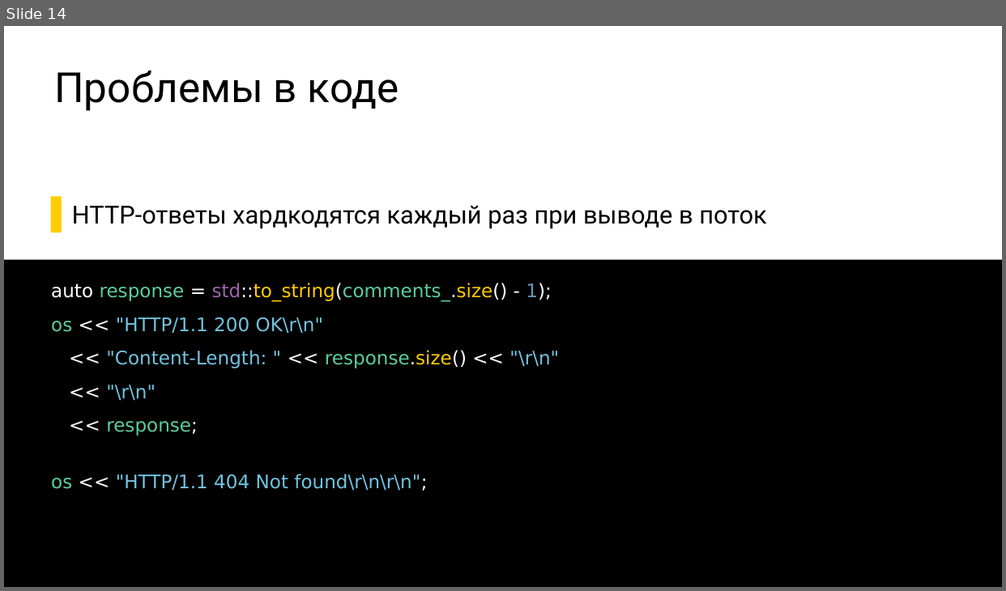
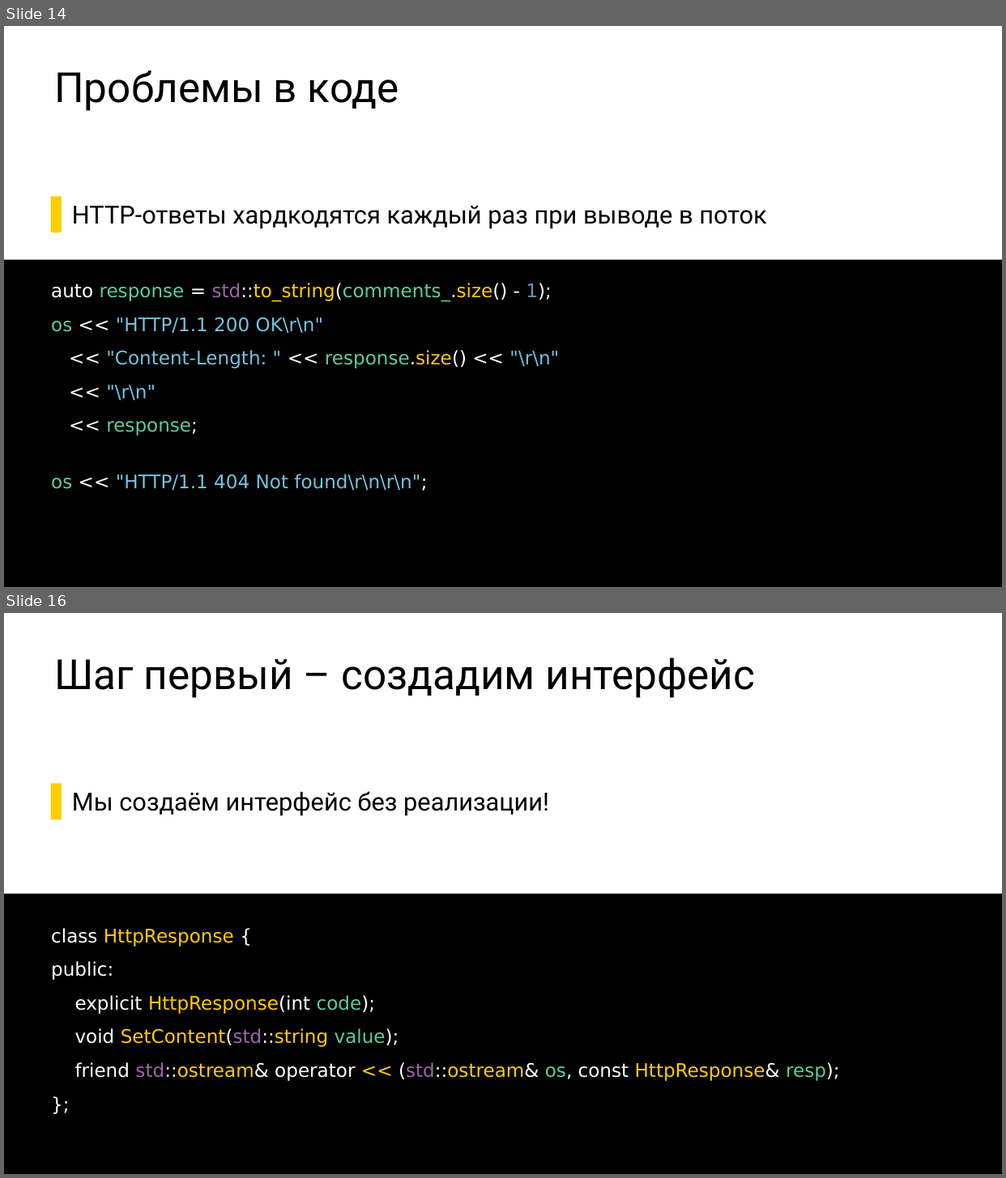
Before and after one commit to ishfb/secr2017, a slide deck: slides.pptx. Shown one above the other, each under a label of ours: slide 14 before the commit, slides 14 and 16 after it; the slides between them are not shown. The pictures are 1006x591 and 1006x1178 pixels, drawn with LibreOffice and Linux fonts; fonts in the diff are those of the drawing. Boxes give left, top, right and bottom in pixels: in the first picture for what was removed or moved away, otherwise in the second. Text is boxed around its words. In the diff, an @@ line names an element or a change of style, - is before the commit and + after.

```diff
--- a/slides.pptx
+++ b/slides.pptx
@@ slide 16 added at [4,613,1002,1174], background #FFFFFF @@
@@ title added at [54,658,756,698], 80 pt, text #000000 @@
+Шаг первый – создадим интерфейс
@@ text added at [72,791,549,816], 48 pt, text #000000 @@
+  ▌ Мы создаём интерфейс без реализации!
@@ text added at [4,894,1002,1174], fill #000000, 36 pt, text #FFFFFF @@
+class HttpResponse {
+public:
+explicit HttpResponse(int code);
+void SetContent(std::string value);
+friend std::ostream& operator << (std::ostream& os, const HttpResponse& resp);
+};
```
Also in this commit, not shown: 1 slide changed, 3 other slides added.
